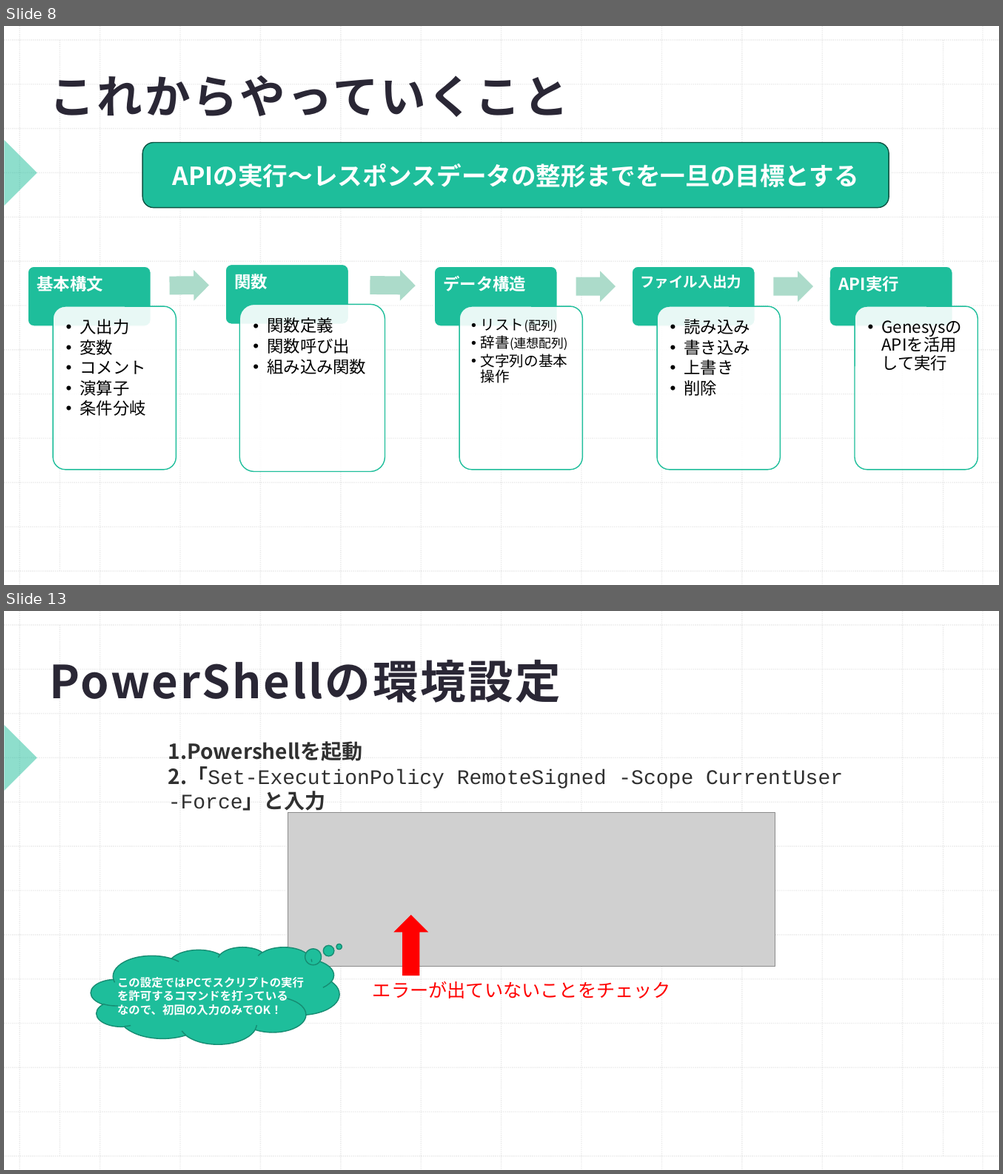
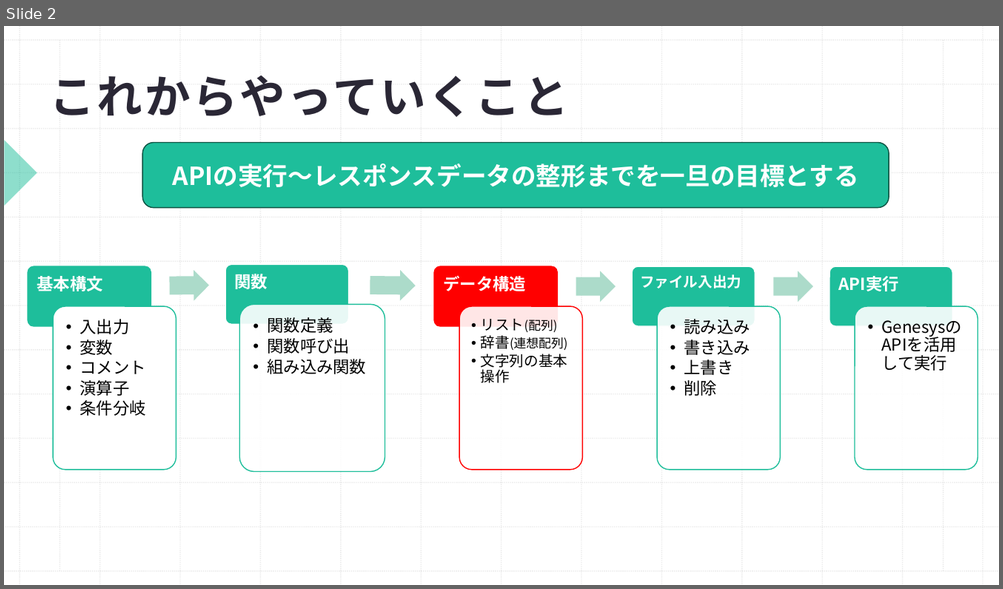
Before and after one commit to Shohei1129/Python_traning, a slide deck: プログラミング勉強会Python編(4.データ構造).pptx. Shown one above the other, each under a label of ours: slides 8 and 13 before the commit, slide 2 after it; the slides between them are not shown. The pictures are 1003x1174 and 1003x589 pixels, drawn with LibreOffice and Linux fonts; fonts in the diff are those of the drawing; grey boxes stand for pictures. Boxes give left, top, right and bottom in pixels: in the first picture for what was removed or moved away, otherwise in the second. Text is boxed around its words. In the diff, an @@ line names an element or a change of style, - is before the commit and + after.

```diff
--- a/プログラミング勉強会Python編(4.データ構造).pptx
+++ b/プログラミング勉強会Python編(4.データ構造).pptx
@@ slide 13 removed at <box>4,611,999,1170</box>, background #FFFFFF; not listed: 29 template elements that a slide beside it also shows @@
@@ title removed at <box>50,659,561,703</box> @@
-PowerShellの環境設定
@@ text removed at <box>168,741,842,815</box> @@
-1. Powershellを起動
-2. 「Set-ExecutionPolicy RemoteSigned -Scope CurrentUser -Force」と入力
@@ picture removed at <box>287,813,775,967</box> @@
@@ up arrow removed at <box>395,916,427,976</box> @@
@@ thought cloud removed at <box>91,948,339,1045</box> @@
@@ text removed at <box>117,977,304,1016</box> @@
-この設定ではPCでスクリプトの実行を許可するコマンドを打っている
-なので、初回の入力のみでOK！
@@ text removed at <box>373,982,671,999</box> @@
-エラーが出ていないことをチェック
@@ what was slide 8 is now slide 2 @@
@@ slide 2 changed as well @@
@@ rounded rectangle at <box>28,267,151,326</box>: outline #FFFFFF 1 pt to #1EBE9B 1 pt @@
@@ rounded rectangle at <box>435,267,558,326</box>: fill #1EBE9B to #FF0000; outline #FFFFFF 1 pt to #FF0000 1 pt @@
@@ rounded rectangle at <box>54,306,176,470</box>: fill #FFFFFF at 90% opacity to #FFFFFF @@
@@ rounded rectangle at <box>459,306,582,470</box>: outline #1EBE9B 1 pt to #FF0000 1 pt @@
```
Also in this commit, not shown: 1 other slide changed, 4 slides added, 22 other slides removed, 29 other files.
